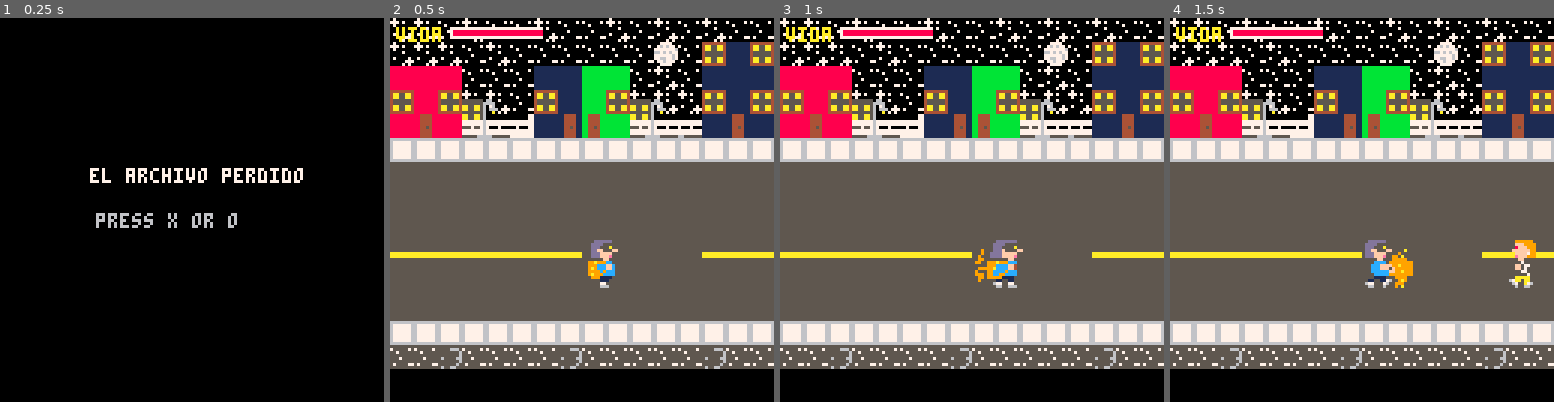
Above: before the commit, frames 1-4 (left to right).
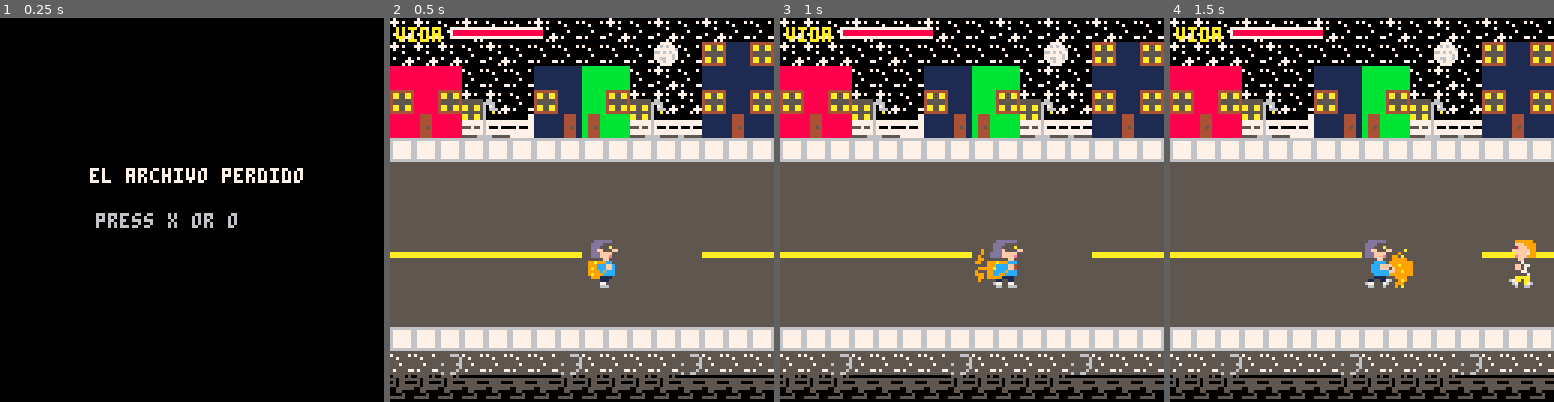
Above: after the commit, the same moments.

Repository: pablonauta/laboratorio2
Game: PICO-8 cartridge test.p8
Same seed, same stepped clock (60 frames per second), same inputs: the game is played once before the commit and once after it.
Inputs:
- Up to frame 1 (0.25 s): no input
- Up to frame 2 (0.5 s): tap X (X key) at 0.33 s
- Up to frame 3 (1 s): tap O (Z key) at 0.7 s
- Up to frame 4 (1.5 s): tap X (X key) at 1.07 s

Frame 1 is identical in both runs. In frame 2, 10% of the frame differs, in the area x 0-100%, y 78-100%; in frame 3, 10%; in frame 4, 10%.

Commit message:
veredita, parece que no se rompio ningun sprite

Diff:
--- a/test.p8
+++ b/test.p8
@@ -103,6 +103,8 @@
   e.drw()
  end
 
+ dibujar_frente(mundo)
+
  camera()
 
  dibujar_hud()
@@ -189,8 +191,12 @@
  -- calle
 	 map(0,19,0,w.y_min,48,7)
 
-	 -- veredita
-	 map(0,5,0,101,48,2)
+end
+
+function dibujar_frente(w)
+
+ -- veredita
+ map(0,6,0,95,48,4)
 
 end
 
@@ -1080,25 +1086,25 @@
 777777770700007077667767000000004088888488888888bbbbbbbb111111114aa55aa488444488bb4444bb11444411aa55aa56006000005555555600000000
 777777770000077707767770070000774888888488888888bbbbbbbb111111114aa55aa488444488bb4444bb11444411aa55aa56066600005555556500000000
 777777770000707000777700000000004444444488888888bbbbbbbb111111114444444488444488bb4444bb114444115555555600a000005655665500000000
-000000000000000000000000000000005555555599444499999999990000000066666666555555555555555500000000aa55aa56000000000000000000000000
-000000000000000000000000000000007555557599444499999999990000000067777776555555555555555500000000aa55aa56000000000000000000000000
-00000000000000000000000000000000557555559944449999999999000000006777777655555555555555550000000077777776777777770000000000000000
-00000000000000000000000000000000555555559944449999999999000000006777777655555555555555550000000077777776777777770000000000000000
-00000000000000000000000000000000555755559944549999999999000000006777777655555555555555550000000055575576700070000000000000000000
-00000000000000000000000000000000555555559944449999999999000000006777777655555555555555550000000077777776777777770000000000000000
-00000000000000000000000000000000575555779944449999999999000000006777777655555555aaaaaaaa0000000077777776777777770000000000000000
-00000000000000000000000000000000555555559944449999999999000000006666666655555555aaaaaaaa0000000055555666665555550000000000000000
+000000000000000000000000055550505555555599444499999999990000000066666666555555555555555500000000aa55aa56000000000000000000000000
+000000000000000000000000550555557555557599444499999999990000000067777776555555555555555500000000aa55aa56000000005555555500000000
+00000000000000000000000005055000557555559944449999999999000000006777777655555555555555550000000077777776777777770555500000000000
+00000000000000000000000055055555555555559944449999999999000000006777777655555555555555550000000077777776777777775555555500000000
+00000000000000000000000000555555555755559944549999999999000000006777777655555555555555550000000055575576700070000055555500000000
+00000000000000000000000000550000555555559944449999999999000000006777777655555555555555550000000077777776777777770055000000000000
+00000000000000000000000000005000575555779944449999999999000000006777777655555555aaaaaaaa0000000077777776777777770000500000000000
+00000000000000000000000055555000555555559944449999999999000000006666666655555555aaaaaaaa0000000055555666665555555555500000000000
 __map__
 d7d7d7d7d7d7d7d7d7d7d7d7d7d7d7d7d7d7d7d7d7d7d7d7d7d7d7f7f7f70000000000000000000000000000000000000000000000000000000000000000000000000000000000000000000000000000000000000000000000000000000000000000000000000000000000000000000000000000000000000000000000000000
 d7d7d7d7d7d7d7d7d7d7d7d7d7c8c7c8d7d7d7d7d7d7c8d6d6c8d7d7d7f70000000000000000000000000000000000caca00000000000000000000000000000000000000000000000000000000000000000000000000000000000000000000000000000000000000000000000000000000000000000000000000000000000000
 c5c5c5d7d7d7c7c7c6c6d7d7d7c7c7c7c5c5c5d7d7d7c8d6d6c8d7d7d7d7d700000000000000000000000000000000caca00000000000000000000000000000000000000000000000000000000000000000000000000000000000000000000000000000000000000000000000000000000000000000000000000000000000000
 c8c5c8cccdd7c8c7c6c8cccdd7c8c7c8c8c5c8d7d7d7c8d6d6c8d7d7d7d70000000000000000000000000000000000caca00000000000000000000000000000000000000000000000000000000000000000000000000000000000000000000000000000000000000000000000000000000000000000000000000000000000000
 c5c9c5dcddc0c7cbcac6dcddddc7cbc7c5c9c5c0c0c0d6d5d5d6c0c0c0000000000000000000000000000000000000caca00000000000000000000000000000000000000000000000000000000000000000000000000000000000000000000000000000000000000000000000000000000000000000000000000000000000000
-d8d8d8d8d8d8d8d8d8d8d8d8d8d8d8d8d8d8d8d8d8d8d8d8d8d8d8d8d8d8d8d8d8d800000000000000000000000000caca00000000000000000000000000000000000000000000000000000000000000000000000000000000000000000000000000000000000000000000000000000000000000000000000000000000000000
-d4d4ced4d4d4d4ced4d4d4d4d4ced4d4d4d4ced4d4ced4d4d4d4ced4d4d4ceced4d400000000000000000000000000caca00000000000000000000000000000000000000000000000000000000000000000000000000000000000000000000000000000000000000000000000000000000000000000000000000000000000000
-dadad9dadad9dadad9dadad9dadad9dadadad9dadad9dadad9dadad9da000000000000000000000000000000000000caca00000000000000000000000000000000000000000000000000000000000000000000000000000000000000000000000000000000000000000000000000000000000000000000000000000000000000
-d9d9d9d9d9d9d9d9d9d9d9d9d9d9d9d9d9d9d9d9d9d9d9d9d9d9d9d9d9000000000000000000000000000000000000caca00000000000000000000000000000000000000000000000000000000000000000000000000000000000000000000000000000000000000000000000000000000000000000000000000000000000000
-d300000000000000000000000000000000000000000000000000000000000000000000000000000000000000000000caca00000000000000000000000000000000000000000000000000000000000000000000000000000000000000000000000000000000000000000000000000000000000000000000000000000000000000
+d8d8d8d8d8d8d8d8d8d8d8d8d8d8d8d8d8d8d8d8d8d8d8d8d8d8d8d8d8d8d8d8d8d8d8d8d8d8d8d8d8d8d8d8d8d8d8d8d8d8000000000000000000000000000000000000000000000000000000000000000000000000000000000000000000000000000000000000000000000000000000000000000000000000000000000000
+edededededededededededededededededededededededededededededededededededededededededededededededced4d4000000000000000000000000000000000000000000000000000000000000000000000000000000000000000000000000000000000000000000000000000000000000000000000000000000000000
+d8d8d8d8d8d8d8d8d8d8d8d8d8d8d8d8d8d8d8d8d8d8d8d8d8d8d8d8d8d8d8d8d8d8d8d8d8d8d8d8d8d8d8d8d8d8d8caca00000000000000000000000000000000000000000000000000000000000000000000000000000000000000000000000000000000000000000000000000000000000000000000000000000000000000
+d4d4ced4d4d4d4ced4d4d4d4ced4d4d4d4ced4d4ced4d4d4d4ced4d4d4d4d4ced4d4d4ced4d4d4d4ced4d4d4d4d4cecaca00000000000000000000000000000000000000000000000000000000000000000000000000000000000000000000000000000000000000000000000000000000000000000000000000000000000000
+d3d3d3dedededed3d3d3d3d3dededededed3d3d3d3d3d3dedededed3d3d3d3d3dedededededed3d3d3d3d3d3d3d3decaca00000000000000000000000000000000000000000000000000000000000000000000000000000000000000000000000000000000000000000000000000000000000000000000000000000000000000
 0000000000000000000000000000000000000000000000000000000000000000000000000000000000000000000000000000000000000000000000000000000000000000000000000000000000000000000000000000000000000000000000000000000000000000000000000000000000000000000000000000000000000000
 0000000000000000000000000000000000000000000000000000000000000000000000000000000000000000000000000000000000000000000000000000000000000000000000000000000000000000000000000000000000000000000000000000000000000000000000000000000000000000000000000000000000000000
 c1c1c3c1c3c3c1c3c3c1c3c1c3c1c3c3c3c3c3c1c3c1c3c3c3c3c3c3c3c3c3c3c3c3c3c30000000000000000000000000000000000000000000000000000000000000000000000000000000000000000000000000000000000000000000000000000000000000000000000000000000000000000000000000000000000000000
